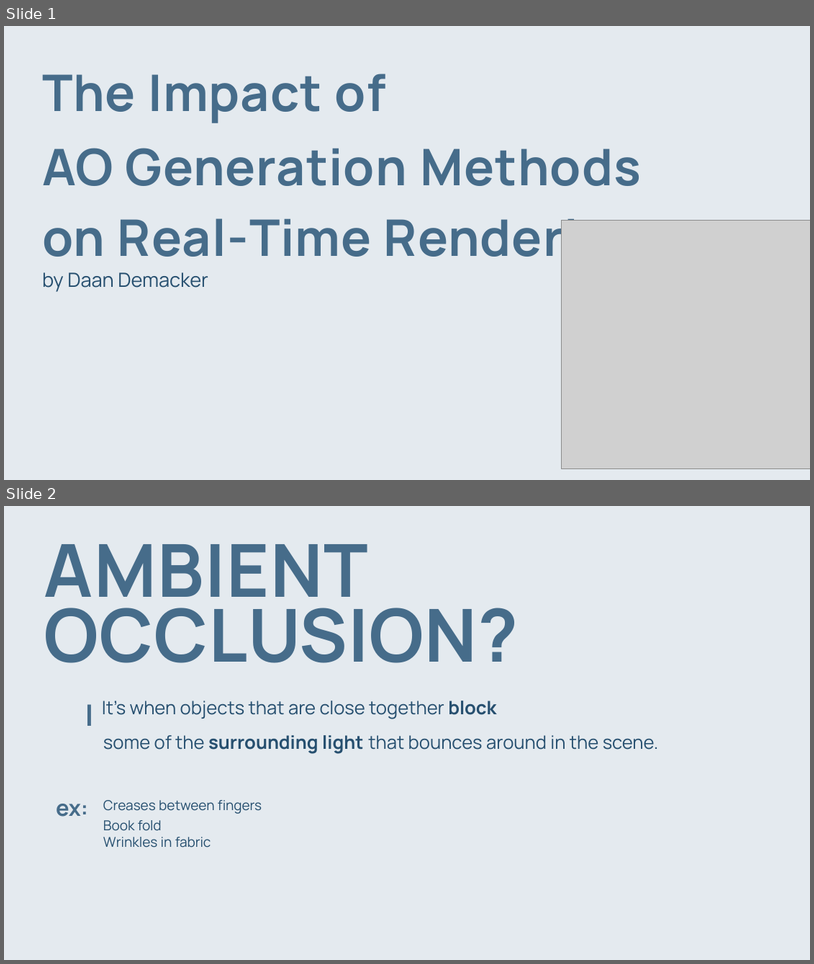
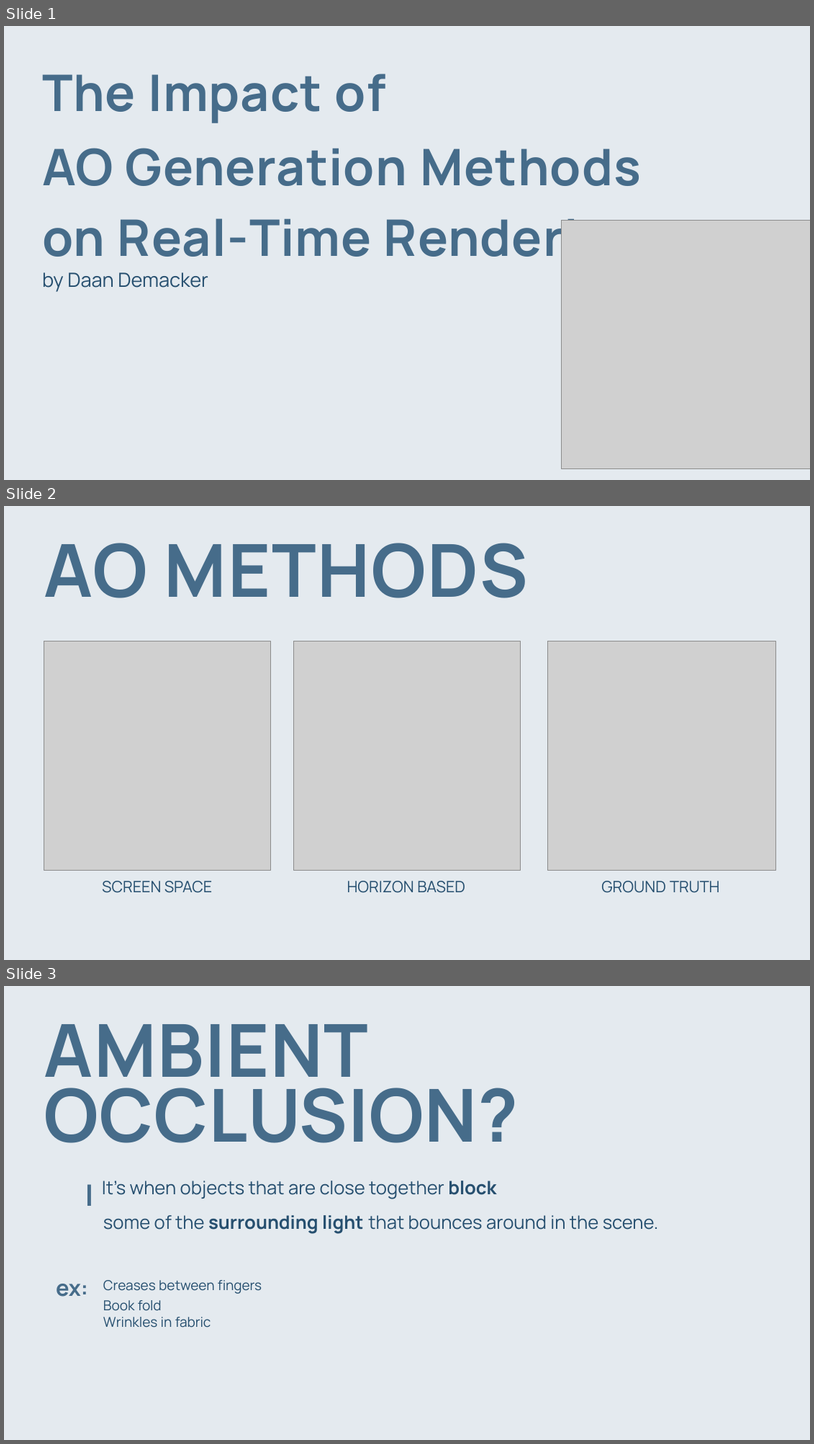
Before and after one commit to DaanDemaecker/Gradwork, a slide deck: Presentation/GW2425_Demaecker_Daan_NL_TestPresentation.pptx. Shown one above the other, each under a label of ours: slides 1 and 2 before the commit, slides 1, 2 and 3 after it. The pictures are 814x964 and 814x1444 pixels, drawn with LibreOffice and Linux fonts; fonts in the diff are those of the drawing; grey boxes stand for pictures. Boxes give left, top, right and bottom in pixels: in the first picture for what was removed or moved away, otherwise in the second. Text is boxed around its words. In the diff, an @@ line names an element or a change of style, - is before the commit and + after.

```diff
--- a/Presentation/GW2425_Demaecker_Daan_NL_TestPresentation.pptx
+++ b/Presentation/GW2425_Demaecker_Daan_NL_TestPresentation.pptx
@@ slide 2 added at [4, 506, 810, 960], background #FFFFFF; not listed: 1 template element that a slide beside it also shows @@
@@ title added at [44, 543, 528, 598], 130.5 pt, text #466C8A, bold @@
+AO METHODS
@@ picture added at [44, 641, 270, 870] @@
@@ picture added at [294, 641, 520, 870] @@
@@ picture added at [548, 641, 776, 870] @@
@@ text added at [102, 880, 212, 893], 28 pt, text #264F6F @@
+SCREEN SPACE
@@ text added at [347, 880, 466, 893], 28 pt, text #264F6F @@
+HORIZON BASED
@@ text added at [602, 880, 720, 893], 28 pt, text #264F6F @@
+GROUND TRUTH
@@ what was slide 2 is now slide 3 @@
```
Also in this commit, not shown: 1 other slide added.
